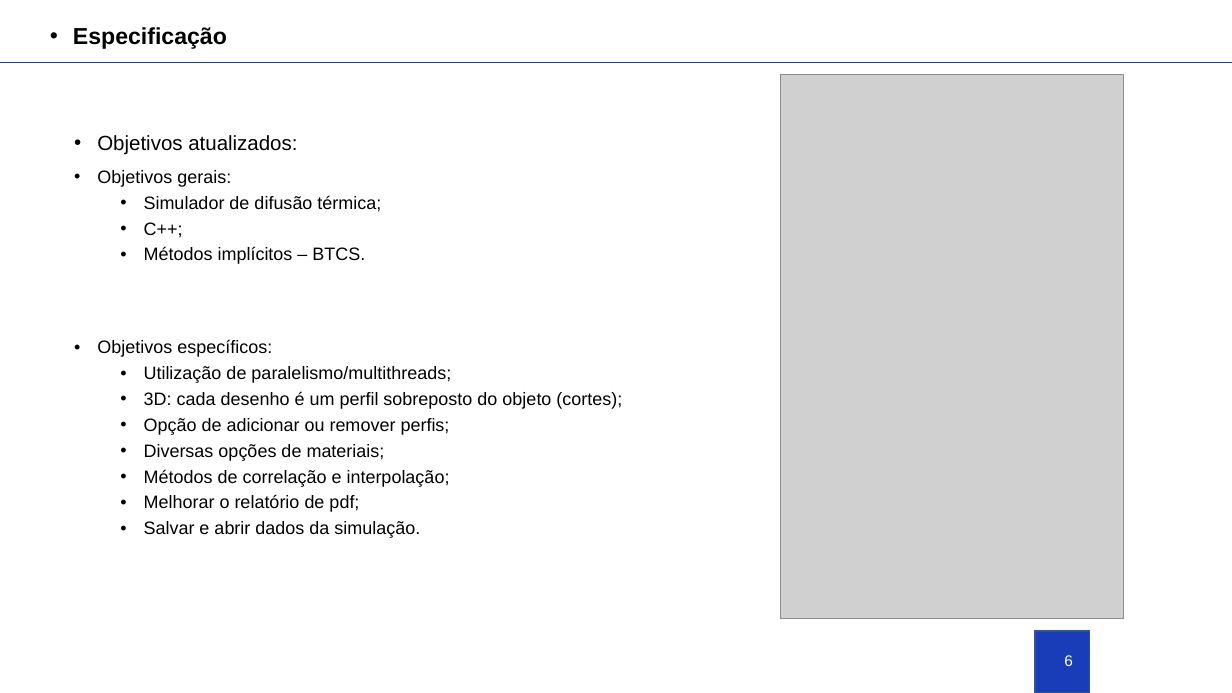
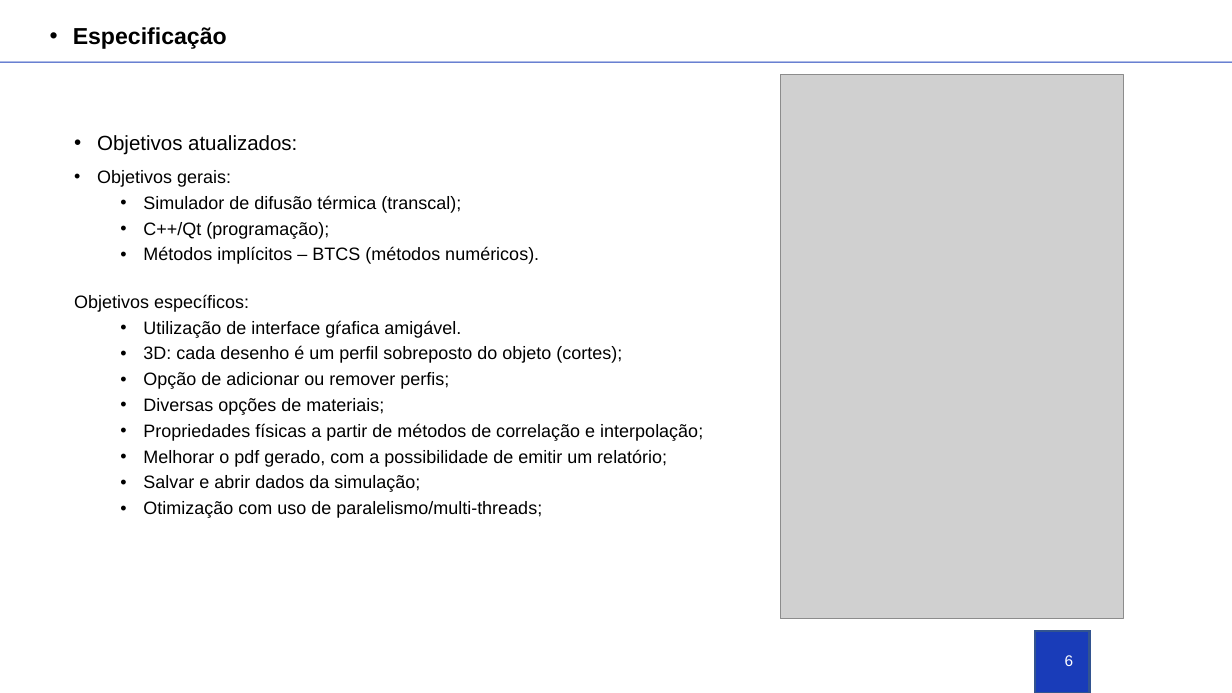
Before and after one commit to ldsc/ProjetoEngenharia-STC-3D-SimuladorDeTransferenciaDeCalor-3D, a slide deck: slide 6 of Apresentacao_Nicholas.pptx. Drawn at 1232x693 pixels with LibreOffice and Linux fonts; fonts in the diff are those of the drawing; grey boxes stand for pictures; background and template pictures are left out. Boxes give left, top, right and bottom in pixels: in the first picture for what was removed or moved away, otherwise in the second. Text is boxed around its words. In the diff, an @@ line names an element or a change of style, - is before the commit and + after.

```diff
--- a/Apresentacao_Nicholas.pptx
+++ b/Apresentacao_Nicholas.pptx
@@ line (0, 62) - (1232, 62): stroke #193CB9 0.5 pt to #193CB9 0.75 pt @@
@@ text at bbox=[74, 135, 622, 415]: bullet • to none; line spacing 0.9 to 1; less space between paragraphs @@
@@ text at bbox=[143, 195, 539, 264]: text changed @@
-  • Simulador de difusão térmica;
-  • C++;
-  • Métodos implícitos – BTCS.
+  • Simulador de difusão térmica (transcal);
+  • C++/Qt (programação);
+  • Métodos implícitos – BTCS (métodos numéricos).
@@ text at bbox=[143, 320, 461, 338]: text changed @@
-  • Utilização de paralelismo/multithreads;
+  • Utilização de interface gŕafica amigável.
@@ text at bbox=[143, 423, 703, 518]: text changed @@
-  • Métodos de correlação e interpolação;
-  • Melhorar o relatório de pdf;
-  • Salvar e abrir dados da simulação.
+  • Propriedades físicas a partir de métodos de correlação e interpolação;
+  • Melhorar o pdf gerado, com a possibilidade de emitir um relatório;
+  • Salvar e abrir dados da simulação;
+  • Otimização com uso de paralelismo/multi-threads;
```
Also in this commit, not shown: 9 other slides changed, 5 slides added, 3 slides removed.
